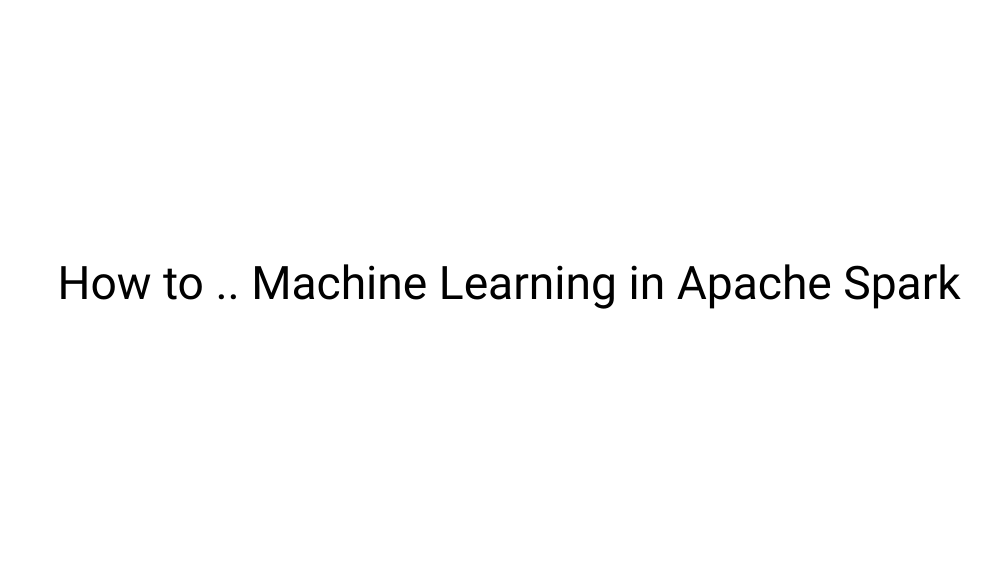
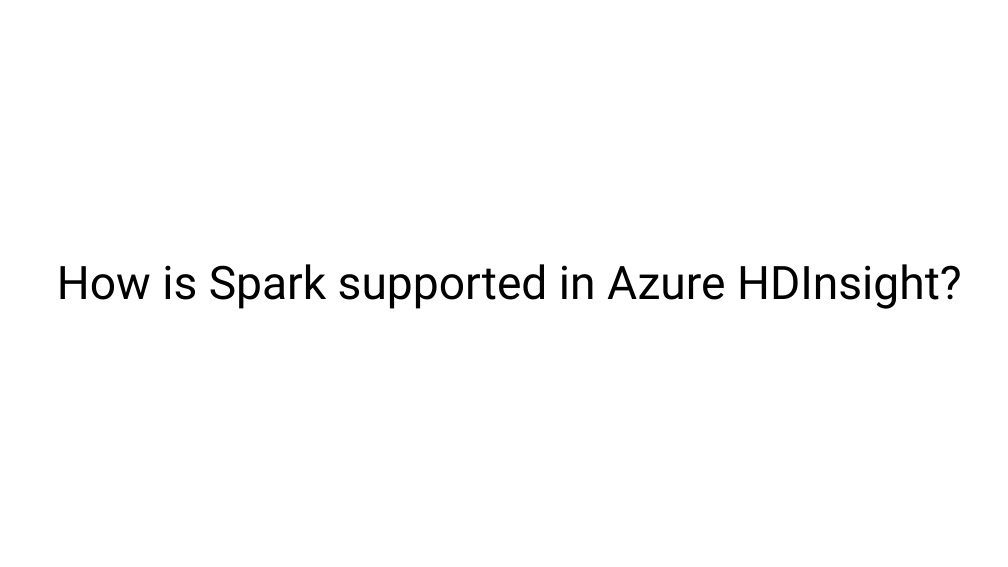
Before and after one commit to ccgcyber/Predictive-Analytics-with-Spark-in-HDInsight, a slide deck: slide 5 of PPT/Module 1.pptx (slide 16 before the commit). Drawn at 1008x567 pixels with LibreOffice and Linux fonts; fonts in the diff are those of the drawing. Boxes give left, top, right and bottom in pixels: in the first picture for what was removed or moved away, otherwise in the second. Text is boxed around its words. In the diff, an @@ line names an element or a change of style, - is before the commit and + after.

```diff
--- a/PPT/Module 1.pptx
+++ b/PPT/Module 1.pptx
@@ title at bbox=[57, 264, 962, 309]: text changed @@
-How to .. Machine Learning in Apache Spark
+How is Spark supported in Azure HDInsight?
```
Also in this commit, not shown: 7 other slides changed, 23 slides added, 26 slides removed, 6 other files.
